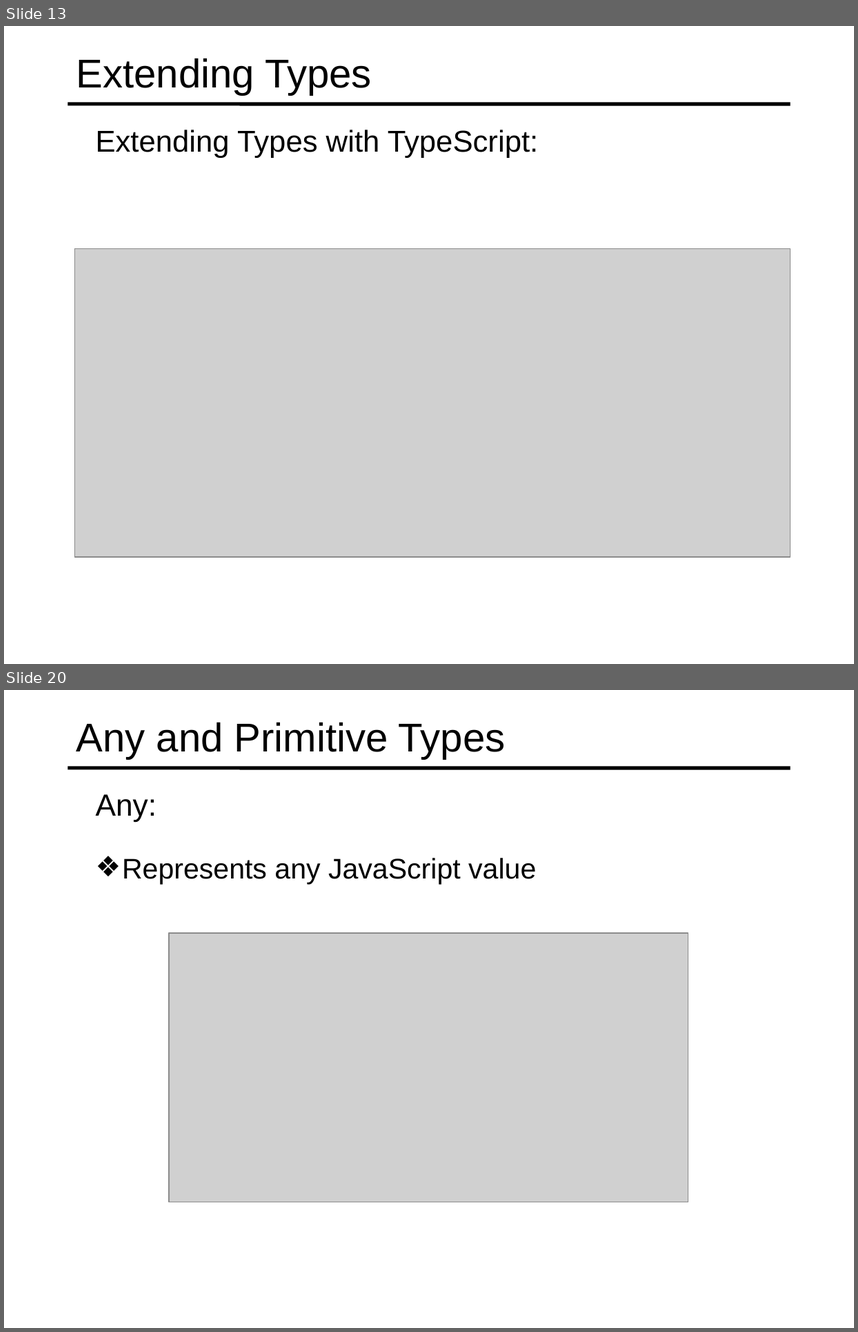
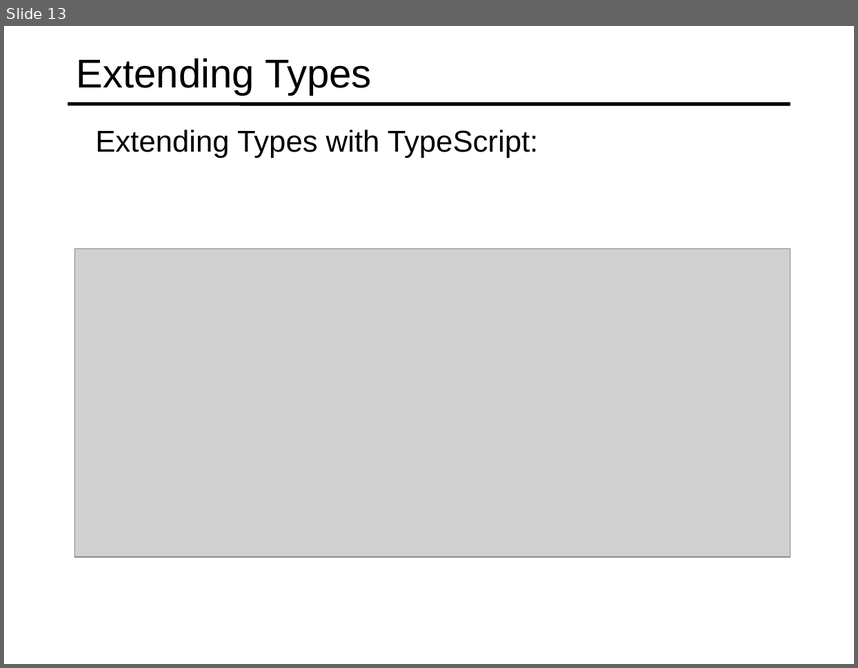
Before and after one commit to specter01wj/Jago_Link_Training, a slide deck: Angular/Angular7/TypeScript Fundamentals/3.Classes and Interfaces/L3_Classes and Interfaces.ppt. Shown one above the other, each under a label of ours: slides 13 and 20 before the commit, slide 13 after it; the slides between them are not shown. The pictures are 858x1332 and 858x668 pixels, drawn with LibreOffice and Linux fonts; fonts in the diff are those of the drawing; grey boxes stand for pictures. Boxes give left, top, right and bottom in pixels: in the first picture for what was removed or moved away, otherwise in the second. Text is boxed around its words. In the diff, an @@ line names an element or a change of style, - is before the commit and + after.

```diff
--- a/Angular/Angular7/TypeScript Fundamentals/3.Classes and Interfaces/L3_Classes and Interfaces.ppt
+++ b/Angular/Angular7/TypeScript Fundamentals/3.Classes and Interfaces/L3_Classes and Interfaces.ppt
@@ slide 20 removed at (4,690,854,1328), background #FFFFFF; not listed: 1 template element that a slide beside it also shows @@
@@ title removed at (76,722,505,759) @@
-Any and Primitive Types
@@ text removed at (96,794,157,822) @@
-  Any:
@@ text removed at (122,858,536,884) @@
-  ❖ Represents any JavaScript value
@@ picture removed at (169,933,688,1202) @@
```
Also in this commit, not shown: 1 slide changed, 10 slides added, 15 other slides removed.
